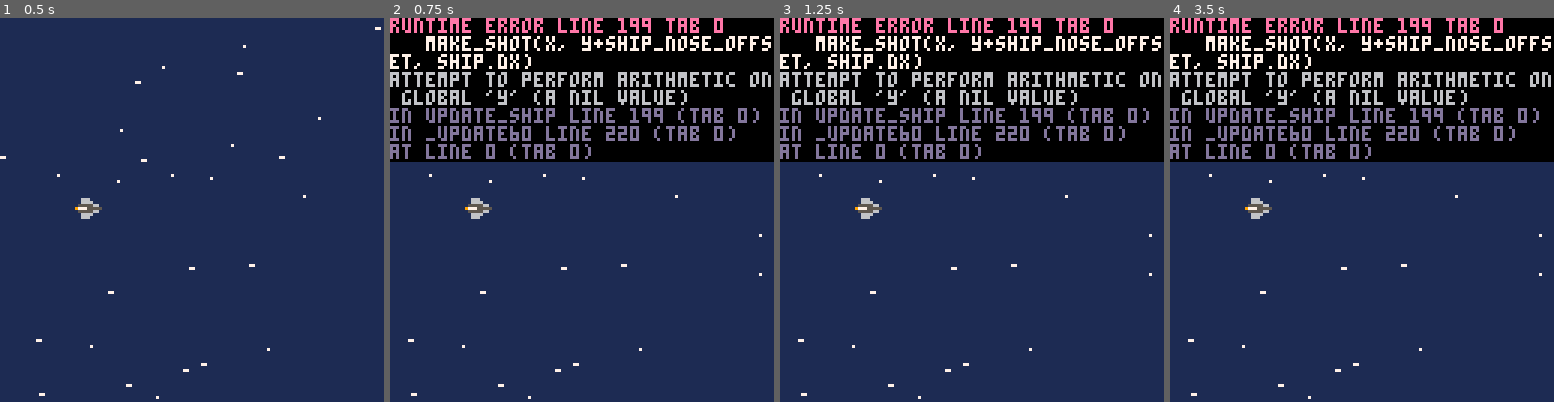
Above: before the commit, frames 1-4 (left to right).
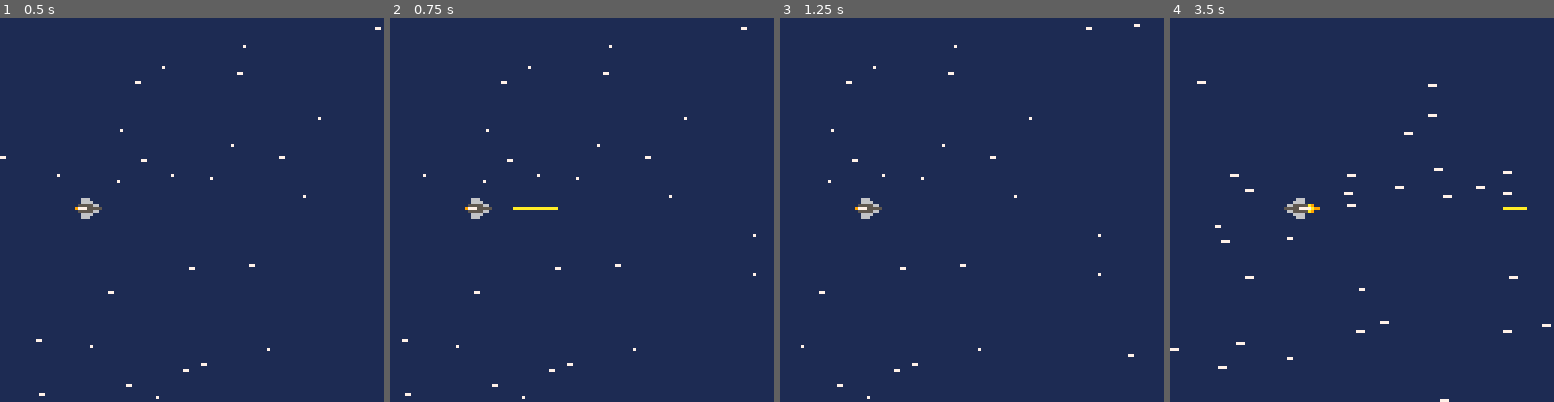
Above: after the commit, the same moments.

Repository: jondkoon/defender
Game: PICO-8 cartridge defender.p8
Same seed, same stepped clock (60 frames per second), same inputs: the game is played once before the commit and once after it.
Inputs:
- Up to frame 1 (0.5 s): no input
- Up to frame 2 (0.75 s): tap O (Z key) at 0.7 s
- Up to frame 3 (1.25 s): no input
- Up to frame 4 (3.5 s): hold Right 1.6-2.1 s; tap O (Z key) every 0.4 s from 1.7 to 3.3 s; hold Up 2.15-2.42 s; hold Right 2.47-3.03 s; hold Left from 3.08 s (still down)

Frame 1 is identical in both runs. In frame 2, 38% of the frame differs, in the area x 0-100%, y 0-100%; in frame 3, 38%; in frame 4, 39%.
Error before the commit: runtime error line 199 tab 0; make_shot(x, y+ship_nose_offset, ship.dx); attempt to perform arithmetic on global 'y' (a nil value)

Commit message:
more var cleanup

Diff:
--- a/defender.p8
+++ b/defender.p8
@@ -20,10 +20,10 @@
 ship.dy = baseline_dy
 start_dx = 0.5
 ship.dx = start_dx
-max_dx = 3
-ddy = 0.15
-ddx = 0.2
-decel = 0.5
+ship_max_dx = 3
+ship_ddy = 0.15
+ship_ddx = 0.2
+ship_decel = 0.5
 ship_nose_offset = 3
 ship_height = 7
 ship_width = 8
@@ -130,24 +129,24 @@
 function update_ship()
 	if(btn(⬆️)) then
 		ship.dy = ship.dy or -baseline_dy
-		ship.dy -= ddy
+		ship.dy -= ship_ddy
 	elseif(btn(⬇️)) then
 		ship.dy = ship.dy or baseline_dy
-		ship.dy += ddy
-	else
-		if (abs(ship.dy) <= decel) then
+		ship.dy += ship_ddy
+	else
+		if (abs(ship.dy) <= ship_decel) then
 			ship.dy = 0
 		elseif (ship.dy <= 0) then
-			ship.dy += decel
+			ship.dy += ship_decel
 		elseif (ship.dy > 0) then
-			ship.dy -= decel
-		end
-	end
-
-	if (btn(➡️) and ship.dx < max_dx) then
-		ship.dx += ddx
-	elseif (btn(⬅️) and ship.dx > -max_dx) then
-		ship.dx -= ddx
+			ship.dy -= ship_decel
+		end
+	end
+
+	if (btn(➡️) and ship.dx < ship_max_dx) then
+		ship.dx += ship_ddx
+	elseif (btn(⬅️) and ship.dx > -ship_max_dx) then
+		ship.dx -= ship_ddx
 	end
 
 	ship.y += ship.dy
@@ -199,7 +198,7 @@
 	if (btn(🅾️)) then
 		if (shot_delay == 0) then
 			shot_delay = 8
-			make_shot(x, y+ship_nose_offset, ship.dx)
+			make_shot(ship.x, ship.y+ship_nose_offset, ship.dx)
 		else
 			shot_delay -= 1
 		end
